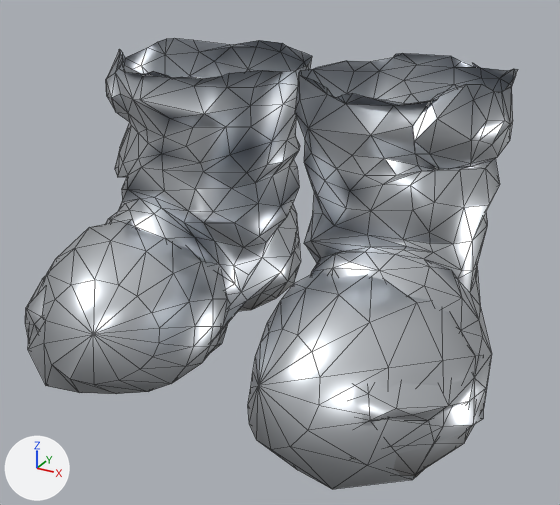
Renders of the glTF model assets_src/armor/kargan_0/heavy_a_feet.glb from each side of a commit.
The view is the same before and after, from a camera (50 mm lens) standing at (0.495, -0.942, 0.578) and looking at (0.022, -0.082, 0.148). Arrows for +X, +Y and +Z are at lower left; the lights stay in place. The older version comes first. Mesh edges are drawn as thin lines. Vertices at exactly the same position are counted once.

The first picture shows 'heavy_a_feet'.
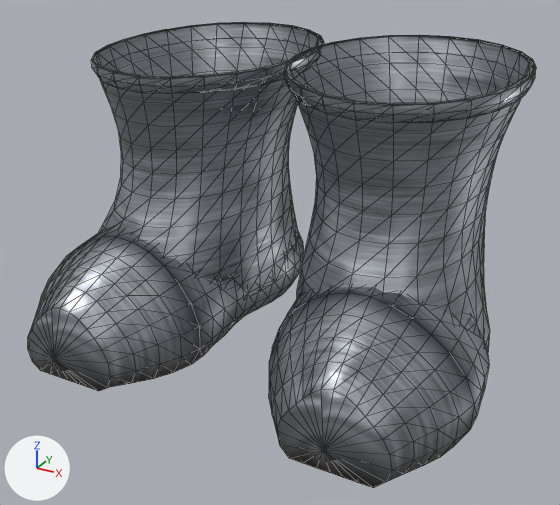
Location of each change, (x1, y1, x2, y2) in pixels of the pictures (560 x 505 px):
'heavy_a_feet', reshaped
    before: (25, 38, 518, 489)
    after: (28, 22, 536, 488)
part 1 of me_heavy_a_feet, rebuilt (20% narrower, 9% shorter)
    before: (25, 38, 312, 341)
    after: (93, 23, 322, 298)
part 2 of me_heavy_a_feet, rebuilt
    before: (295, 53, 518, 477)
    after: (286, 35, 534, 351)
part 3 of me_heavy_a_feet, rebuilt
    before: (248, 272, 483, 489)
    after: (269, 287, 489, 488)
part 4 of me_heavy_a_feet, rebuilt
    before: (28, 220, 230, 394)
    after: (28, 227, 304, 391)
part 5 of me_heavy_a_feet, added
    after: (284, 35, 536, 123)
part 6 of me_heavy_a_feet, added
    after: (91, 22, 324, 93)

The change, as a diff of the scene's bpy script:
```diff
--- a/assets_src/armor/kargan_0/heavy_a_feet.glb.py
+++ b/assets_src/armor/kargan_0/heavy_a_feet.glb.py
@@ img_steel_orm_png @@
+img_steel_orm_png = load_image('steel_orm.png', '../textures/steel_orm.png', 256, 256, 'Non-Color')
@@ img_steel_n_png @@
+img_steel_n_png = load_image('steel_n.png', '../textures/steel_n.png', 256, 256, 'Non-Color')
@@ img_steel_c_png @@
+img_steel_c_png = load_image('steel_c.png', '../textures/steel_c.png', 256, 256, 'sRGB')
@@ img_trim_orm_png @@
+img_trim_orm_png = load_image('trim_orm.png', '../textures/trim_orm.png', 128, 64, 'Non-Color')
@@ img_trim_n_png @@
+img_trim_n_png = load_image('trim_n.png', '../textures/trim_n.png', 128, 64, 'Non-Color')
@@ img_trim_c_png @@
+img_trim_c_png = load_image('trim_c.png', '../textures/trim_c.png', 128, 64, 'sRGB')
@@ mat_steel @@
+mat_steel = bpy.data.materials.new('steel')
+# uses the picture img_steel_c_png
+# uses the picture img_steel_n_png
+# uses the picture img_steel_orm_png
@@ mat_trim @@
+mat_trim = bpy.data.materials.new('trim')
+# uses the picture img_trim_c_png
+# uses the picture img_trim_n_png
+# uses the picture img_trim_orm_png
@@ me_heavy_a_feet @@
 # used by ob_heavy_a_feet; location = (0.0, 0.0, 0.0)
-me_heavy_a_feet.from_pydata(...)  # 886 vertices, 1652 faces; spans x -0.33..0.328, y -0.334..0.181, z -0.013..0.398
-me_heavy_a_feet.materials.append(mat_metal)
+me_heavy_a_feet.from_pydata(...)  # 1636 vertices, 3072 faces; spans x -0.329..0.328, y -0.308..0.196, z -0.013..0.413
+# me_heavy_a_feet part 1: the loose piece of 349 vertices spanning x -0.33..-0.01, y -0.31..0.181, z -0.013..0.398 is rebuilt with 312 vertices and now spans x -0.314..0.008, y -0.199..0.193, z 0.034..0.413, in mat_steel
+# me_heavy_a_feet part 2: the loose piece of 343 vertices spanning x 0.006..0.325, y -0.311..0.173, z -0.013..0.398 is rebuilt with 312 vertices and now spans x -0.007..0.315, y -0.202..0.192, z 0.033..0.413, in mat_steel
+# me_heavy_a_feet part 3: the loose piece of 97 vertices spanning x 0.05..0.328, y -0.333..-0.047, z -0.013..0.182 is rebuilt with 386 vertices and now spans x 0.03..0.328, y -0.307..0.18, z -0.013..0.192, in mat_steel
+# me_heavy_a_feet part 4: the loose piece of 97 vertices spanning x -0.328..-0.05, y -0.334..-0.047, z -0.013..0.181 is rebuilt with 386 vertices and now spans x -0.329..-0.029, y -0.308..0.178, z -0.013..0.191, in mat_steel
+# me_heavy_a_feet part 5: a new loose piece of 120 vertices spanning x -0.01..0.309, y -0.148..0.195, z 0.363..0.412, in mat_trim
+# me_heavy_a_feet part 6: a new loose piece of 120 vertices spanning x -0.309..0.011, y -0.148..0.196, z 0.363..0.413, in mat_trim
+me_heavy_a_feet.materials.append(mat_steel)
+me_heavy_a_feet.materials.append(mat_trim)
```
